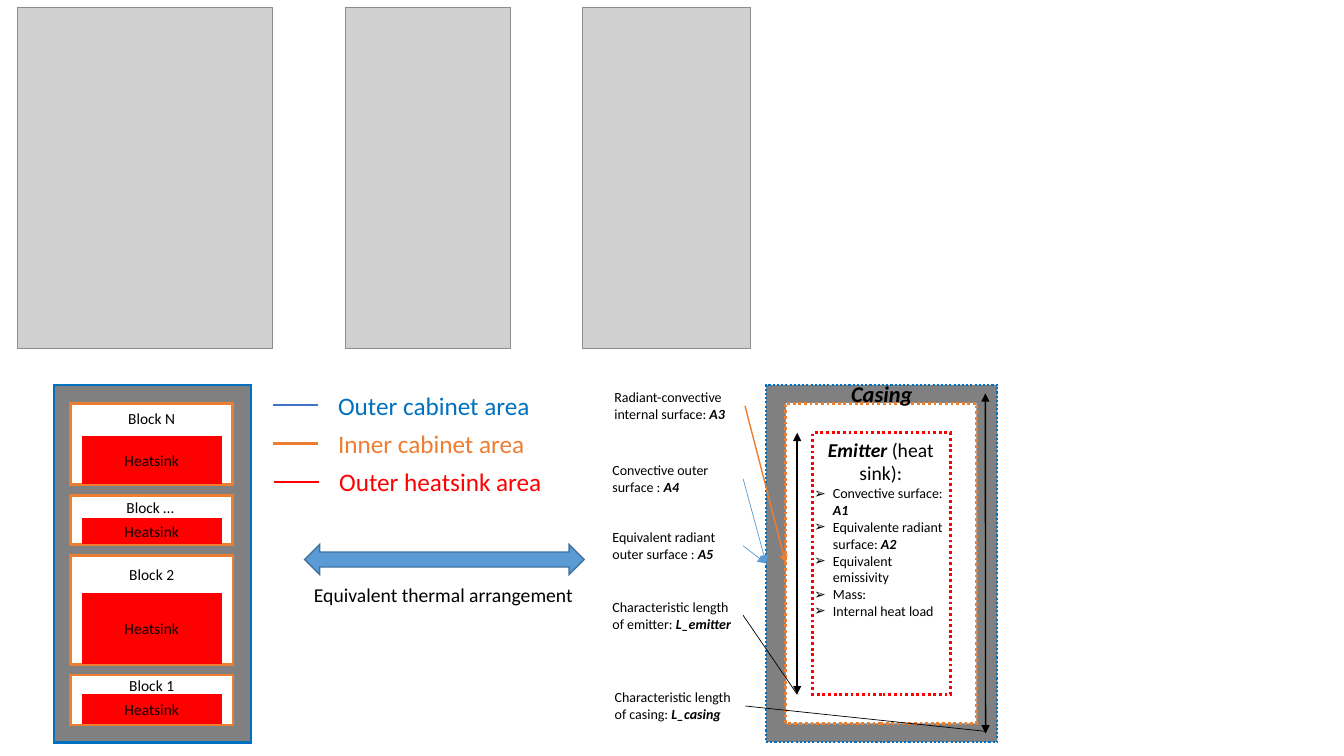
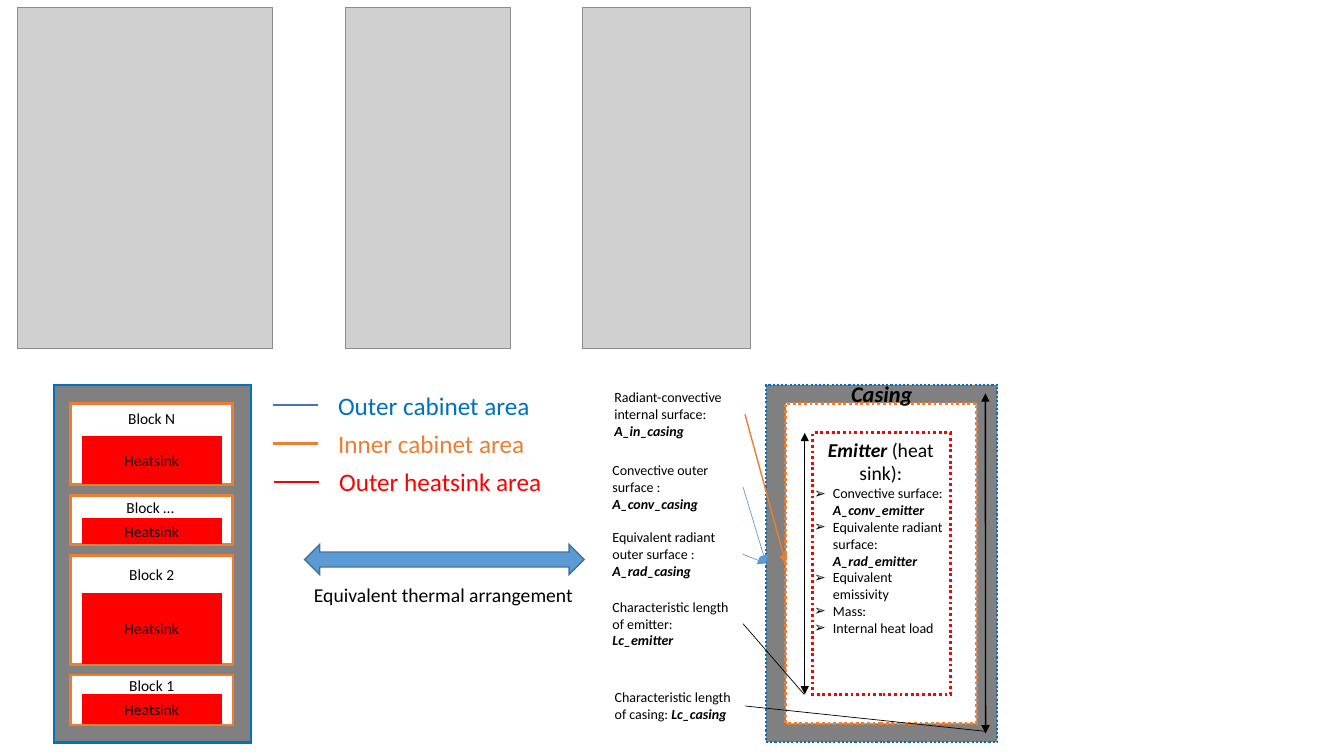
Before and after one commit to EDF-Lab/TAeZoSysPro, a slide deck: slide 4 of Information/Graphs.pptx. Drawn at 1344x756 pixels with LibreOffice and Linux fonts; fonts in the diff are those of the drawing; grey boxes stand for pictures. Boxes give left, top, right and bottom in pixels: in the first picture for what was removed or moved away, otherwise in the second. Text is boxed around its words. In the diff, an @@ line names an element or a change of style, - is before the commit and + after.

```diff
--- a/Information/Graphs.pptx
+++ b/Information/Graphs.pptx
@@ text at [614, 392, 721, 439]: text changed @@
-Radiant-convective internal surface: A3
+Radiant-convective internal surface: A_in_casing
@@ arrow moved from (786, 564) - (745, 406) to (786, 564) - (745, 414) @@
@@ double arrow moved from (798, 695) - (798, 433) to (805, 695) - (805, 433) @@
@@ text at [612, 465, 708, 512]: text changed @@
-Convective outer surface : A4
+Convective outer surface : A_conv_casing
@@ arrow moved from (743, 479) - (766, 564) to (743, 487) - (766, 564) @@
@@ text at [833, 488, 943, 568]: text changed @@
-➢ Convective surface: A1
-➢ Equivalente radiant surface: A2
+➢ Convective surface: A_conv_emitter
+➢ Equivalente radiant surface: A_rad_emitter
@@ text at [612, 532, 715, 579]: text changed @@
-Equivalent radiant outer surface : A5
+Equivalent radiant outer surface : A_rad_casing
@@ arrow moved from (743, 546) - (766, 564) to (743, 555) - (766, 564) @@
@@ text at [612, 602, 729, 647]: text changed @@
-Characteristic length of emitter: L_emitter
+Characteristic length of emitter: Lc_emitter
@@ line moved from (798, 695) - (743, 615) to (805, 695) - (743, 624) @@
@@ text at [615, 692, 731, 722]: text changed @@
-Characteristic length of casing: L_casing
+Characteristic length of casing: Lc_casing
```
Also in this commit, not shown: 3 other files.
